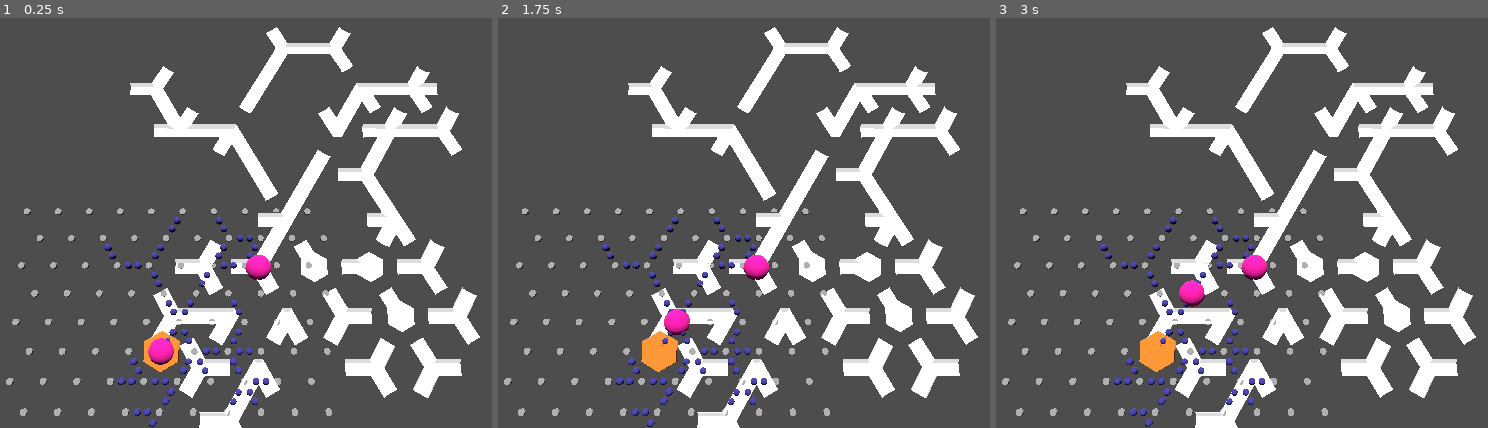
Above: before the commit, frames 1-3 (left to right).
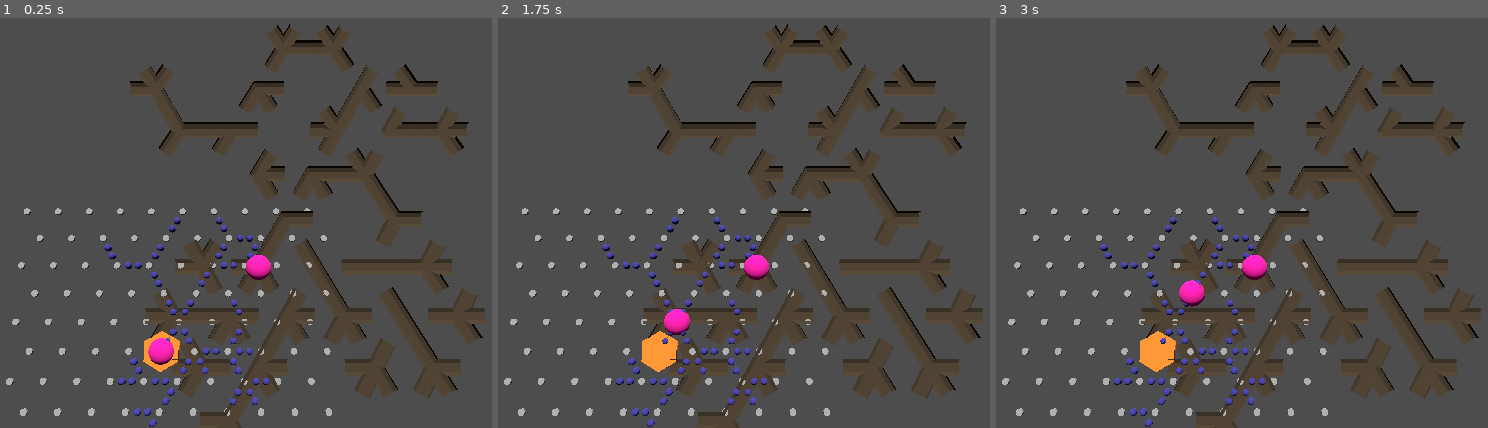
Above: after the commit, the same moments.

Repository: SamppuS/Rabbits_Requiem
Game: Godot game, scene res://tunnels.tscn
The game is run twice, just before and just after one commit, with the same random seed, the same clock (stepped at 60 frames per second) and the same inputs.
Inputs:
- Up to frame 1 (0.25 s): no input
- Up to frame 2 (1.75 s): tap Enter at 0.5 s; tap A (a) at 0.6 s; tap D (d) at 0.8, 1.35 s; tap Space at 1.25 s; tap E (e) at 1.55 s
- Up to frame 3 (3 s): tap Enter at 2 s; tap E (e) at 2.1 s; tap W (w) at 2.3, 2.85 s; tap Space at 2.75 s

The runs differ from the first frame. In frame 1, 20% of the frame differs, in the area x 26-99%, y 1-100%; in frame 2, 20%; in frame 3, 20%.

Commit message:
Updated cave tile models and added cave materials

Diff:
--- /dev/null
+++ b/rabbits_requiem/assets/Materials/Cavelike.tres
@@ -0,0 +1,27 @@
+[gd_resource type="StandardMaterial3D" load_steps=6 format=3 uid="uid://dd4us8ayx8u2x"]
+
+[sub_resource type="Gradient" id="Gradient_juidj"]
+offsets = PackedFloat32Array(0, 0.992674)
+colors = PackedColorArray(0.351563, 0.351563, 0.351563, 1, 1, 1, 1, 1)
+
+[sub_resource type="FastNoiseLite" id="FastNoiseLite_n4kcl"]
+noise_type = 0
+frequency = 0.1565
+
+[sub_resource type="NoiseTexture2D" id="NoiseTexture2D_5qswm"]
+color_ramp = SubResource("Gradient_juidj")
+noise = SubResource("FastNoiseLite_n4kcl")
+
+[sub_resource type="FastNoiseLite" id="FastNoiseLite_l6ofs"]
+frequency = 0.079
+
+[sub_resource type="NoiseTexture2D" id="NoiseTexture2D_fxren"]
+as_normal_map = true
+noise = SubResource("FastNoiseLite_l6ofs")
+
+[resource]
+albedo_color = Color(0.315465, 0.24616, 0.152927, 1)
+albedo_texture = SubResource("NoiseTexture2D_5qswm")
+normal_enabled = true
+normal_texture = SubResource("NoiseTexture2D_fxren")
+uv1_triplanar = true
--- a/rabbits_requiem/tunnels.gd
+++ b/rabbits_requiem/tunnels.gd
@@ -1,23 +1,24 @@
 extends Node3D
 
 @export var player : Node3D
+@export var tile_material : StandardMaterial3D
 
 var grid: Array
 var starting_point: Vector2i
 
-var meshes: Array[PackedScene]
+var meshes: Array[Mesh]
 var mesh_openings = [ #These are the right patterns but in the wrong phase. So they return the right tile but wrong rotation.
-	[true, false, false, false, false, false],  # 10 +
-	[true, false, false, false, false, true],   # 20 +
-	[true, false, false, false, true, false],   # 21 +
-	[true, false, false, true, false, false],   # 22 +
-	[true, false, false, false, true, true],    # 30 +
-	[true, false, false, true, false, true],    # 31 +
-	[true, true, false, true, false, false],    # 32 +
-	[true, false, true, false, true, false],    # 33 +
-	[true, false, false, true, true, true],     # 40 +
-	[true, false, true, true, true, false],     # 41 +
-	[true, false, true, true, false, true]      # 42 +
+	[true, false, false, false, false, false],  # 10
+	[true, false, false, false, false, true],   # 20
+	[true, false, false, false, true, false],   # 21
+	[true, false, false, true, false, false],   # 22
+	[true, false, false, false, true, true],    # 30
+	[true, false, false, true, false, true],    # 31
+	[true, true, false, true, false, false],    # 32
+	[true, false, true, false, true, false],    # 33
+	[true, false, false, true, true, true],     # 40
+	[true, false, true, true, true, false],     # 41
+	[true, false, true, true, false, true]      # 42
 ]
 
 var mesh_size = 1.73233866691589
@@ -28,13 +29,13 @@
 	minimap.send_grid.connect(_on_grid_received)
 
 	# Save meshes under array "meshes"
-	var dir = DirAccess.open("res://palikoita/Open models/")
+	var dir = DirAccess.open("res://palikoita/Closed Meshes/")
 	if dir:
 		dir.list_dir_begin()
 		while true:
 			var file_name = dir.get_next()
-			if file_name.substr(len(file_name)-3,len(file_name)) == "glb":
-				meshes.append(load("res://palikoita/Open models/" + file_name))
+			if file_name.substr(len(file_name)-3,len(file_name)) == "obj":
+				meshes.append(load("res://palikoita/Closed Meshes/" + file_name))
 			if file_name == "":
 				break
 		dir.list_dir_end()
@@ -61,11 +62,12 @@
 			var match = find_match(tile.paths)
 			#print(tile.paths, match)
 			if match[0] != -1:
-				var tile_mesh := meshes[match[0]].instantiate()
-				tile_mesh.position = pos_from_tile(tile.pos)
-				tile_mesh.rotation_degrees.y = 60*match[1]
-				add_child(tile_mesh)
-				#print("size is: ", tile_mesh.get_child(0).mesh.get_aabb().size.x)
+				var palikka := MeshInstance3D.new()
+				palikka.mesh = meshes[match[0]]
+				palikka.position = pos_from_tile(tile.pos)
+				palikka.rotation_degrees.y = 60*match[1]
+				palikka.material_override = tile_material
+				add_child(palikka)
 
 
 func find_match(paths: Array[bool]): # from cave_tile.paths to mesh_openings index
--- a/rabbits_requiem/tunnels.tscn
+++ b/rabbits_requiem/tunnels.tscn
@@ -1,7 +1,8 @@
-[gd_scene load_steps=6 format=3 uid="uid://d4fl1op437uoe"]
+[gd_scene load_steps=7 format=3 uid="uid://d4fl1op437uoe"]
 
 [ext_resource type="Script" path="res://tunnels.gd" id="1_bfp66"]
 [ext_resource type="PackedScene" uid="uid://c1vv05834q1vo" path="res://levels/minimap.tscn" id="2_ah540"]
+[ext_resource type="Material" uid="uid://dd4us8ayx8u2x" path="res://assets/Materials/Cavelike.tres" id="4_njief"]
 
 [sub_resource type="StandardMaterial3D" id="StandardMaterial3D_redg8"]
 albedo_color = Color(0.860799, 1.01075e-05, 0.572914, 1)
@@ -15,6 +16,7 @@
 [node name="tunnels" type="Node3D" node_paths=PackedStringArray("player")]
 script = ExtResource("1_bfp66")
 player = NodePath("Spelare")
+tile_material = ExtResource("4_njief")
 
 [node name="Spelare" type="MeshInstance3D" parent="."]
 material_override = SubResource("StandardMaterial3D_redg8")
Not shown, added: rabbits_requiem/palikoita/Closed Meshes/Block10.mtl
Not shown, added: rabbits_requiem/palikoita/Closed Meshes/Block10.obj
Not shown, added: rabbits_requiem/palikoita/Closed Meshes/Block10.obj.import
Not shown, added: rabbits_requiem/palikoita/Closed Meshes/Block20.mtl
Not shown, added: rabbits_requiem/palikoita/Closed Meshes/Block20.obj
Not shown, added: rabbits_requiem/palikoita/Closed Meshes/Block20.obj.import
Not shown, added: rabbits_requiem/palikoita/Closed Meshes/Block21.mtl
Not shown, added: rabbits_requiem/palikoita/Closed Meshes/Block21.obj
Not shown, added: rabbits_requiem/palikoita/Closed Meshes/Block21.obj.import
Not shown, added: rabbits_requiem/palikoita/Closed Meshes/Block22.mtl
Not shown, added: rabbits_requiem/palikoita/Closed Meshes/Block22.obj
Not shown, added: rabbits_requiem/palikoita/Closed Meshes/Block22.obj.import
(and 43 more such lines)
